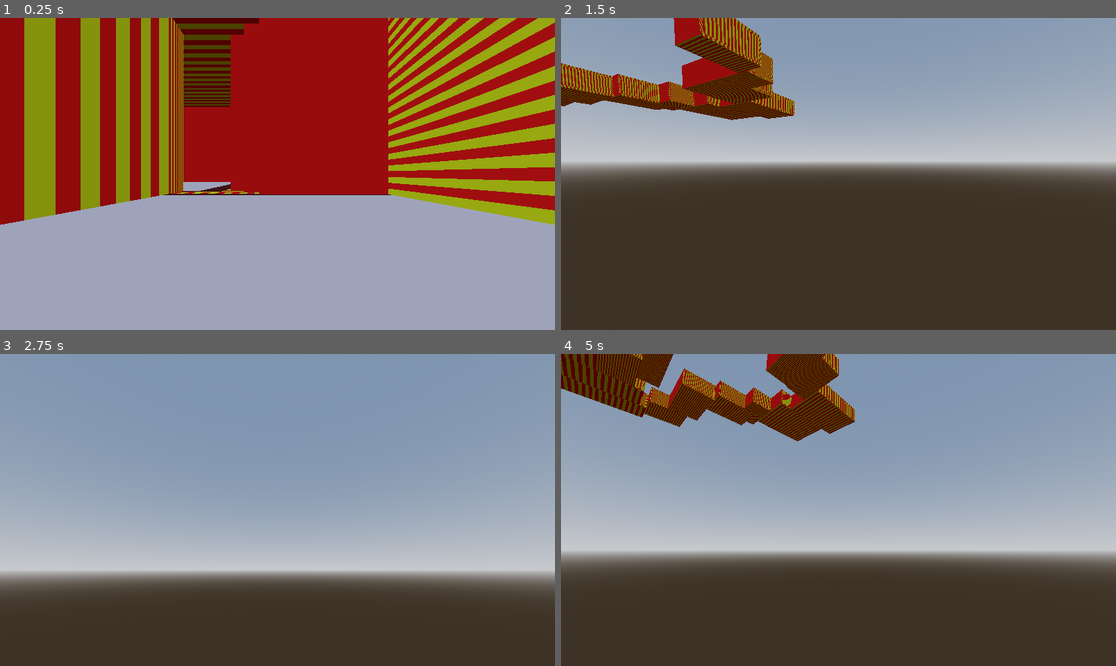
Above: before the commit, frames 1-4 (two rows, left to right).
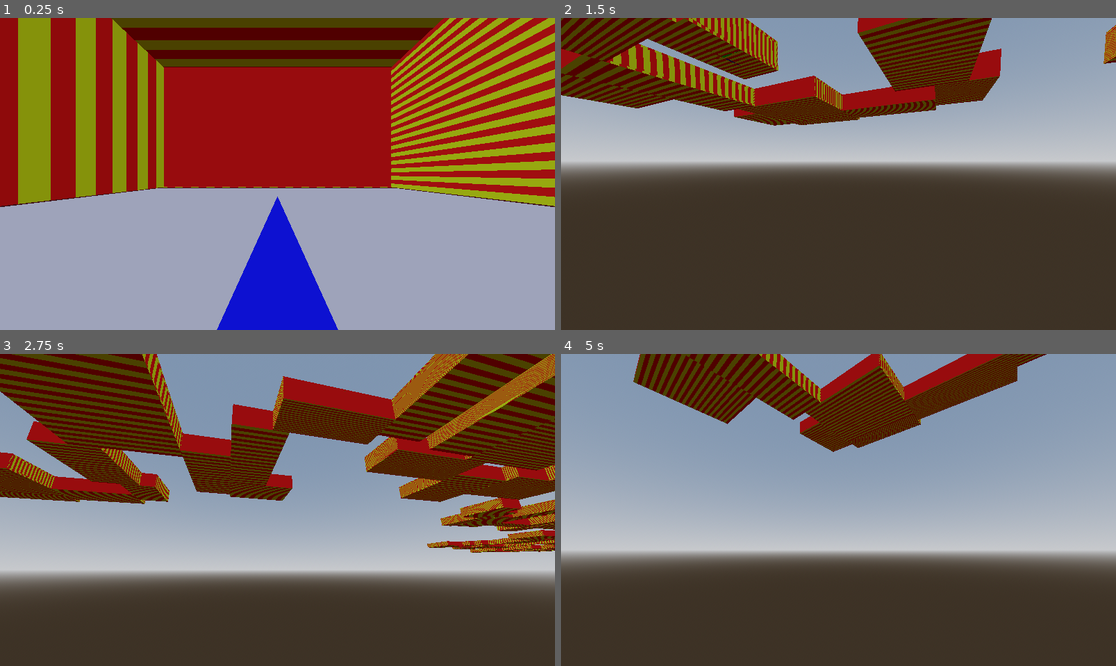
Above: after the commit, the same moments.

Repository: c-dantinne/procgen
Game: Godot game, scene res://Scenes/main.tscn
The game is run twice, just before and just after one commit, with the same random seed, the same clock (stepped at 60 frames per second) and the same inputs.
Inputs (mouse positions are in pixels of both pictures, inside the frame that each line leads up to):
- Up to frame 1 (0.25 s): no input
- Up to frame 2 (1.5 s): tap Enter at 0.5 s; move the mouse to (960, 158) at 0.52 s; hold D (right) 0.53-1.28 s; hold Ctrl (crouch) 0.53-1.28 s; click (960, 158) at 0.67 s; tap Space (jump) at 0.77 s; move the mouse to (727, 189) at 1.27 s; hold S (back) from 1.28 s (still down); tap Ctrl (crouch) at 1.35 s
- Up to frame 3 (2.75 s): tap Space (jump) at 1.52 s; move the mouse to (333, 441) at 2.02 s; release S (back) at 2.03 s; hold D (right) from 2.03 s (still down); hold Ctrl (crouch) from 2.03 s (still down)
- Up to frame 4 (5 s): move the mouse to (810, 572) at 2.77 s; release D (right) at 2.78 s; release Ctrl (crouch) at 2.78 s; hold W (forward) 2.78-3.53 s; tap Ctrl (crouch) at 2.85, 4.35 s; click (810, 572) at 2.92 s; tap Space (jump) at 3.02, 3.77, 4.52 s; move the mouse to (1005, 556) at 3.52 s; hold Ctrl (crouch) 3.53-4.28 s; hold A (left) from 3.53 s (still down); move the mouse to (672, 463) at 4.27 s

The runs differ from the first frame. In frame 1, 29% of the frame differs, in the area x 0-100%, y 0-100%; in frame 2, 18%; in frame 3, 36%, in the area x 0-100%, y 0-64%; in frame 4, 15%.

Commit message:
Working door connections, with full pathway generation

Diff:
--- a/the-backrooms-vagabond/Scenes/main.tscn
+++ b/the-backrooms-vagabond/Scenes/main.tscn
@@ -40,24 +40,30 @@
 [node name="Lights" type="Node3D" parent="."]
 transform = Transform3D(1, 0, 0, 0, -0.162241, 0.986751, 0, -0.986751, -0.162241, 0, 4.42285, 0)
 
-[node name="South" type="MeshInstance3D" parent="."]
+[node name="Player" parent="." instance=ExtResource("1_wh2vi")]
+
+[node name="Compass" type="Node3D" parent="."]
+
+[node name="South" type="MeshInstance3D" parent="Compass"]
 transform = Transform3D(1, 0, 0, 0, -4.37114e-07, 1, 0, -10, -4.37114e-08, 0, 0, -5)
 mesh = SubResource("PrismMesh_a4o7j")
+skeleton = NodePath("../..")
 surface_material_override/0 = SubResource("StandardMaterial3D_psi0r")
 
-[node name="North" type="MeshInstance3D" parent="."]
+[node name="North" type="MeshInstance3D" parent="Compass"]
 transform = Transform3D(-0.999956, 0.094071, 4.11197e-10, 6.11754e-17, -4.37114e-07, 1, 0.0094071, 9.99956, 4.37095e-08, 0, 0, 5.08322)
 mesh = SubResource("PrismMesh_a4o7j")
+skeleton = NodePath("../..")
 surface_material_override/0 = SubResource("StandardMaterial3D_483xx")
 
-[node name="West" type="MeshInstance3D" parent="."]
+[node name="West" type="MeshInstance3D" parent="Compass"]
 transform = Transform3D(-0.00940705, -9.99956, -4.37094e-08, 1.2235e-16, -4.37114e-07, 1, -0.999956, 0.0940705, 4.11196e-10, -5, 0, 0.0564902)
 mesh = SubResource("PrismMesh_a4o7j")
+skeleton = NodePath("../..")
 surface_material_override/0 = SubResource("StandardMaterial3D_7py4c")
 
-[node name="East" type="MeshInstance3D" parent="."]
+[node name="East" type="MeshInstance3D" parent="Compass"]
 transform = Transform3D(0.00940697, 9.99956, 4.37094e-08, 1.28017e-16, -4.37114e-07, 1, 0.999956, -0.0940697, -4.11192e-10, 5.13023, 0, 0.0564902)
 mesh = SubResource("PrismMesh_a4o7j")
+skeleton = NodePath("../..")
 surface_material_override/0 = SubResource("StandardMaterial3D_jhom3")
-
-[node name="Player" parent="." instance=ExtResource("1_wh2vi")]
--- a/the-backrooms-vagabond/Scripts/generate_world.gd
+++ b/the-backrooms-vagabond/Scripts/generate_world.gd
@@ -5,18 +5,18 @@
 
 const floor_scene = preload("res://Scenes/brush.tscn")
 
-@export var perimeter_width : int = 4000
-@export var perimeter_length : int = 4000
+@export var perimeter_width : int = 2000
+@export var perimeter_length : int = 2000
 @export var perimeter_buffer : int = 100
 
-@export var min_room_size : int = 10
-@export var max_room_size : int = 50
+@export var min_room_size : int = 16
+@export var max_room_size : int = 80
 #@export var min_hallway_width = 500
 #@export var max_hallway_width = 500
 #@export var min_hallway_length = 500
 #@export var max_hallway_length = 500
-@export var min_doorway_size : int = 5
-@export var min_surface_area : int = 5000
+@export var min_doorway_size : int = 8
+@export var min_surface_area : int = 20000
 
 const NORTH := Vector3i(0, 0, 1)
 const EAST := Vector3i(1, 0, 0)
@@ -26,7 +26,7 @@
 const WALL_HEIGHT = 10
 const EPSILON : float = 0.000001
 
-var world_seed : int = 2002
+var world_seed : int = 0410
 
 var floor_brushes : Array[Brush] = []
 var wall_brushes : Array[Node3D] = []
@@ -61,6 +61,7 @@
 	#test_create_doorway()
 
 	get_tree().root.get_node("Main").get_node("Player").position = floor_brushes[0].position
+	get_tree().root.get_node("Main").get_node("Compass").position = floor_brushes[0].position
 
 func _input(event):
 	if event is InputEventMouseButton and event.pressed:
@@ -105,7 +106,6 @@
 
 func test_set_brush_position():
 	var instance = floor_scene.instantiate()
-	var a : Vector3
 	var new_pos : Vector3i
 	add_child(instance)
 
@@ -402,6 +402,12 @@
 	generate_walls()
 	get_neighbors_for_all_brushes()
 	create_doorways_full()
+
+	var num_broken = 0
+	for brush in floor_brushes:
+		if brush.scale.x == 0 || brush.scale.z == 0:
+			num_broken += 1
+	print("num broken: " + str(num_broken))
 
 func is_adjacent_space_available(current_brush: Node3D, direction: Vector3i) -> bool:
 	var z = get_brush_position(current_brush).z
@@ -614,12 +620,20 @@
 	set_brush_position(a, Vector3(40, 0, 40))
 	floor_brushes.append(a)
 	a.name = "Brush a"
+
 	var b = floor_scene.instantiate()
 	add_child(b)
 	b.scale = Vector3(20, 1, 10)
 	set_brush_position(b, Vector3(30, 0, 30))
 	floor_brushes.append(b)
 	b.name = "Brush b"
+
+	var c = floor_scene.instantiate()
+	add_child(c)
+	c.scale = Vector3(5, 1, 5)
+	set_brush_position(c, Vector3(35, 0, 45))
+	floor_brushes.append(c)
+	c.name = "Brush c"
 
 	generate_ceilings()
 	generate_walls()
@@ -645,46 +659,55 @@
 	var offset
 	match neighbor["dir_to_neighbor"]:
 		#the inner_min and inner_max are the shortest distance between a.x1 - a.x2, b.x1 - b.x2, a.x1 - b.x2, a.x2 - b.x1
-		NORTH, SOUTH:
+		NORTH, SOUTH: #add 1 to account for wall thickness (1 unit)
 			var m = min(abs(brush_pos.x - (brush_pos.x + brush.scale.x)), abs(other_pos.x - (other_pos.x + other_scale.x)), abs(brush_pos.x - (other_pos.x + other_scale.x)), abs(other_pos.x - (brush_pos.x + brush.scale.x)))
 			if m == abs(brush_pos.x - (brush_pos.x + brush.scale.x)):
-				inner_min = brush_pos.x
-				inner_max = (brush_pos.x + brush.scale.x)
+				inner_min = brush_pos.x + 1
+				inner_max = (brush_pos.x + brush.scale.x) - 1
 			elif m == abs(other_pos.x - (other_pos.x + other_scale.x)):
-				inner_min = other_pos.x
-				inner_max = (other_pos.x + other_scale.x)
+				inner_min = other_pos.x + 1
+				inner_max = (other_pos.x + other_scale.x) - 1
 			elif m == abs(brush_pos.x - (other_pos.x + other_scale.x)):
-				inner_min = brush_pos.x
-				inner_max = (other_pos.x + other_scale.x)
+				inner_min = brush_pos.x + 1
+				inner_max = (other_pos.x + other_scale.x) - 1
 			else:
-				inner_min = other_pos.x
-				inner_max = (brush_pos.x + brush.scale.x)
-		EAST, WEST:
+				inner_min = other_pos.x + 1
+				inner_max = (brush_pos.x + brush.scale.x) - 1
+		EAST, WEST: #add 2 to account for E + W walls being shorter than N + S
 			var m = min(abs(brush_pos.z - (brush_pos.z + brush.scale.z)), abs(other_pos.z - (other_pos.z + other_scale.z)), abs(brush_pos.z - (other_pos.z + other_scale.z)), abs(other_pos.z - (brush_pos.z + brush.scale.z)))
 			if m == abs(brush_pos.z - (brush_pos.z + brush.scale.z)):
-				inner_min = brush_pos.z
-				inner_max = (brush_pos.z + brush.scale.z)
+				inner_min = brush_pos.z + 2
+				inner_max = (brush_pos.z + brush.scale.z) - 2
 			elif m == abs(other_pos.z - (other_pos.z + other_scale.z)):
-				inner_min = other_pos.z
-				inner_max = (other_pos.z + other_scale.z)
+				#print("brush.name: " + brush.name)
+				#print("neighbor[neighbor].name: " + neighbor["neighbor"].name)
+				inner_min = other_pos.z + 2
+				inner_max = (other_pos.z + other_scale.z) - 2
+				#print("inner_min: " + str(inner_min))
+				#print("inner_max: " + str(inner_max))
 			elif m == abs(brush_pos.z - (other_pos.z + other_scale.z)):
-				inner_min = brush_pos.z
-				inner_max = (other_pos.z + other_scale.z)
+				inner_min = brush_pos.z + 2
+				inner_max = (other_pos.z + other_scale.z) - 2
 			else:
-				inner_min = other_pos.z
-				inner_max = (brush_pos.z + brush.scale.z)
+				inner_min = other_pos.z + 2
+				inner_max = (brush_pos.z + brush.scale.z) - 2
 		_:
 			printerr("Invalid dir_to_neighbor!")
 
 	# Calculate door positions
-	doorway_size = rand_range(min_doorway_size, inner_max - inner_min)
-	remaining_space = inner_max - inner_min - doorway_size
+	if inner_max - inner_min > min_doorway_size:
+		doorway_size = rand_range(min_doorway_size, inner_max - inner_min)
+		remaining_space = inner_max - inner_min - doorway_size
+		offset = rand_range(1, remaining_space)
+	else:
+		offset = 0
+		remaining_space = 0
 	#if remaining_space <= 0:
 		#remaining_space = 0
 		#offset = 0
 	#else:
 		#offset = rand_range(1, remaining_space)
-	offset = rand_range(1, remaining_space)
+
 	doorway_min = inner_min + offset
 	doorway_max = inner_max - (remaining_space - offset)
 
@@ -710,28 +733,51 @@
 				current_brush.walls_n.append(new_wall)
 			EAST:
 				existing_walls = current_brush.walls_e
-				current_brush.walls_n.append(new_wall)
+				current_brush.walls_e.append(new_wall)
 			SOUTH:
 				existing_walls = current_brush.walls_s
-				current_brush.walls_n.append(new_wall)
+				current_brush.walls_s.append(new_wall)
 			WEST:
 				existing_walls = current_brush.walls_w
-				current_brush.walls_n.append(new_wall)
-
-		if existing_walls.size() > 1:
-			for wall in existing_walls:
-				var wall_pos = get_brush_position(wall)
-				match current_neighbor["dir_to_neighbor"]:
-					NORTH, SOUTH:
-						if wall_pos.x <= inner_min && wall_pos.x + wall.scale.x >= inner_max:
-							wall_to_split = wall
-					EAST, WEST:
-						if wall_pos.z <= inner_min && wall_pos.z + wall.scale.z >= inner_max:
-							wall_to_split = wall
-		else:
+				current_brush.walls_w.append(new_wall)
+
+		for wall in existing_walls:
+			var wall_pos = get_brush_position(wall)
+			match current_neighbor["dir_to_neighbor"]:
+				NORTH, SOUTH:
+					if wall_pos.x <= doorway_min && wall_pos.x + wall.scale.x >= doorway_max:
+						wall_to_split = wall
+				EAST, WEST:
+					if wall_pos.z <= doorway_min && wall_pos.z + wall.scale.z >= doorway_max:
+						wall_to_split = wall
+					#else:
+						#print()
+						#print(wall_pos.z)
+						#print(wall.scale.z)
+
+		if wall_to_split == null:
+			if inner_min == doorway_min && inner_max == doorway_max:
+				return
+			printerr("ERROR: WALL_TO_SPLIT IS NULL. MALFORMED WALLS GENERATED.")
 			wall_to_split = existing_walls[0]
-
-		assert(wall_to_split != null)
+			#print("iteration: " + str(i))
+			#print(current_brush)
+			#print("inner_min: " + str(inner_min))
+			#print("inner_max: " + str(inner_max))
+			#print("doorway_min: " + str(doorway_min))
+			#print("doorway_max: " + str(doorway_max))
+			#print(current_neighbor)
+			#print(current_neighbor["neighbor"].name)
+			#print(existing_walls[0].scale)
+			#print("ASSERTION")
+			#print()
+			#assert(wall_to_split != null)
+
+
+		#the problem is that brush a is making a doorway thats bigger than brush c's entire wall
+		#we need to consider brush c's size in the doorway calculations
+
+		#the new problem is that west and east have walls 1 unit shorter on each side lengthwise!
 
 		#Split the wall in two,
 		var wall_prev_pos = get_brush_position(wall_to_split)
@@ -761,6 +807,22 @@
 				set_brush_position(new_wall, wall_prev_pos)
 		current_neighbor["is_connected"] = true
 
+		if wall_to_split.scale.x <= 0 || wall_to_split.scale.z <= 0:
+			#print(wall_to_split.name)
+			#print("inner_min: " + str(inner_min))
+			#print("inner_max: " + str(inner_max))
+			#print("doorway_min: " + str(doorway_min))
+			#print("doorway_max: " + str(doorway_max))
+			#assert(false)
+			wall_to_split.queue_free()
+		if new_wall.scale.x <= 0 || new_wall.scale.z <= 0:
+			#print(new_wall.name)
+			#print("inner_min: " + str(inner_min))
+			#print("inner_max: " + str(inner_max))
+			#print("doorway_min: " + str(doorway_min))
+			#print("doorway_max: " + str(doorway_max))
+			#assert(false)
+			new_wall.queue_free()
 
 
 func generate_walls():
@@ -842,19 +904,36 @@
 						continue
 				if not duplicate_entry:
 					brush.neighbors.append({"neighbor": other, "is_connected": false, "dir_to_neighbor": dir})
-		print(brush)
-		for n in brush.neighbors:
-			print(n)
+		#print(brush)
+		#for n in brush.neighbors:
+			#print(n)
 
 func generate_ceilings():
+	var brushes_to_remove = []
 	for brush in floor_brushes:
-		var ceiling = floor_scene.instantiate()
-		add_child(ceiling)
-		ceiling.scale = brush.scale
-		ceiling.position = brush.position + Vector3(0, WALL_HEIGHT + 1, 0)
+		#remove invalid brushes
+		if brush.scale.x <= 3 || brush.scale.z <= 3:
+			brushes_to_remove.append(brush)
+		else:
+			var ceiling = floor_scene.instantiate()
+			add_child(ceiling)
+			ceiling.scale = brush.scale
+			ceiling.position = brush.position + Vector3(0, WALL_HEIGHT + 1, 0)
+			ceiling.name = brush.name + " Ceiling"
+	for brush in brushes_to_remove:
+		floor_brushes.erase(brush)
+		brush.queue_free()
+
+
 
 func add_items() -> void:
-	pass
+	var items
+	var accessible_floor_brushes = []
+	for brush in floor_brushes:
+		if brush.scale.x > min_doorway_size && brush.scale.z > min_doorway_size:
+			accessible_floor_brushes.append(brush)
+	for item in items:
+		pass
 	#go one unit by one to make a grid of points
 	#if the point is in a room and at least 1 unit away from a wall,
 	#save it, otherwise discard it
